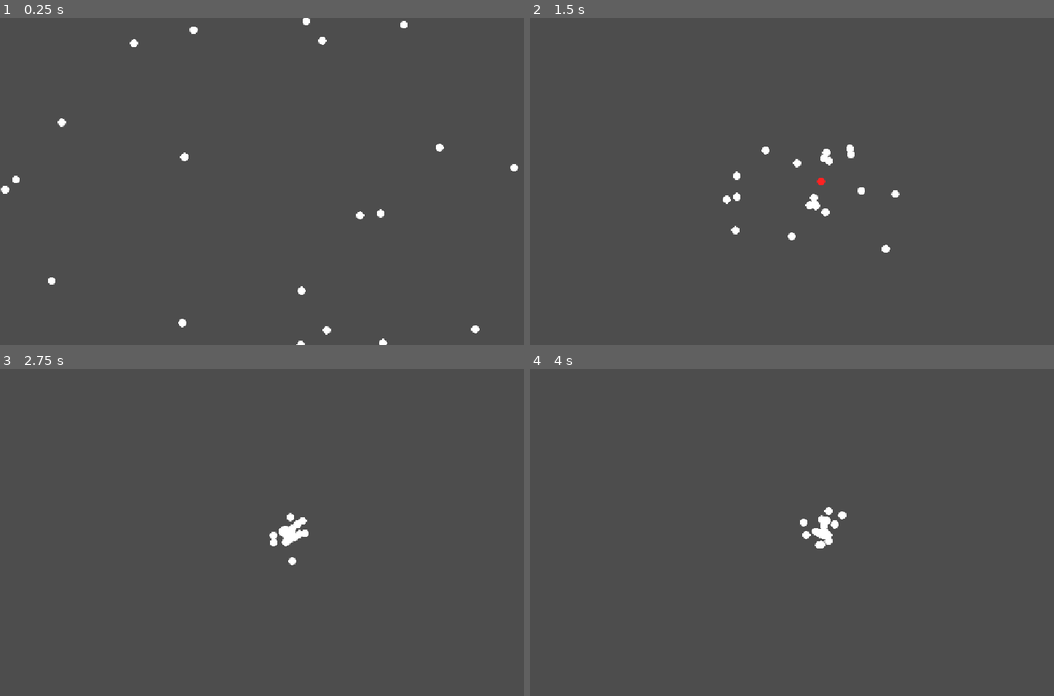
Above: before the commit, frames 1-4 (two rows, left to right).
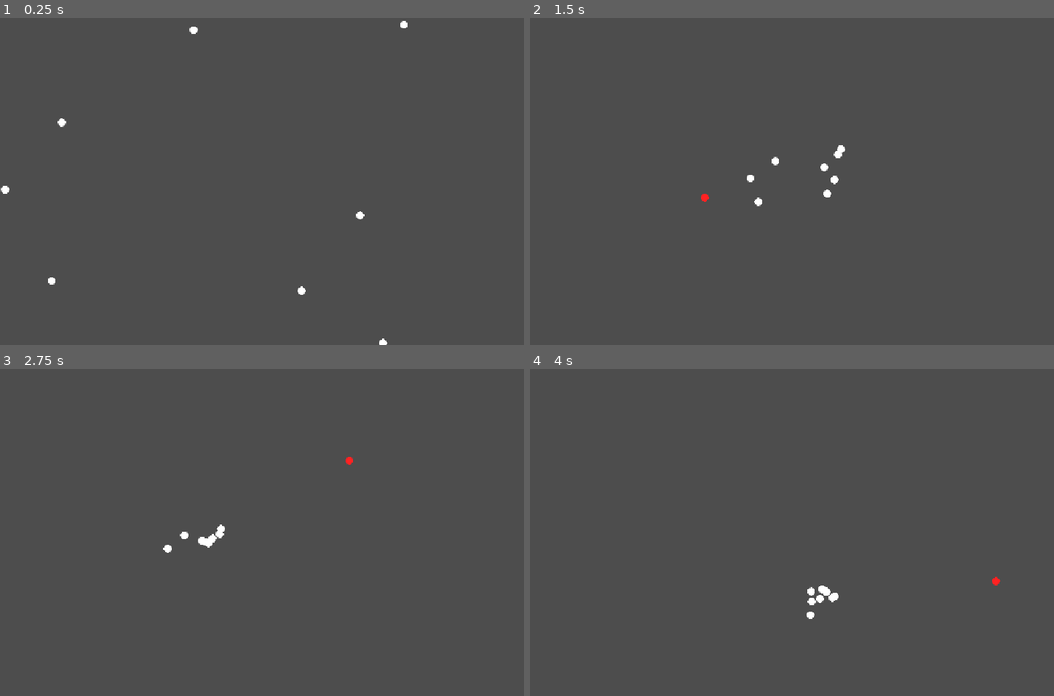
Above: after the commit, the same moments.

Repository: eni-school-project/particle-swarm-optimization
Game: Godot game, scene res://main.tscn
Same seed, same stepped clock (60 frames per second), same inputs: the game is played once before the commit and once after it.
Inputs (mouse positions are in pixels of both pictures, inside the frame that each line leads up to):
- Up to frame 1 (0.25 s): no input
- Up to frame 2 (1.5 s): click (823, 181) at 0.67 s; move the mouse to (702, 197) at 1.27 s; click (702, 197) at 1.42 s
- Up to frame 3 (2.75 s): move the mouse to (351, 460) at 2.02 s; click (351, 460) at 2.17 s
- Up to frame 4 (4 s): move the mouse to (792, 597) at 2.77 s; click (792, 597) at 2.92 s; move the mouse to (996, 581) at 3.52 s; click (996, 581) at 3.67 s

The runs differ from the first frame. In frame 1, 0.3% of the frame differs, in the area x 2-99%, y 0-100%; in frame 2, 0.9%, in the area x 32-71%, y 38-72%; in frame 3, 0.6%; in frame 4, 0.6%.

Commit message:
Feat : reset on target position change

Diff:
--- a/scripts/menu.gd
+++ b/scripts/menu.gd
@@ -1,6 +1,6 @@
 extends Node2D
 
-@export var particle_number: int = 20
+@export var particle_number: int = 8
 @export var particle_scene: PackedScene
 @export var target_scene: PackedScene
 
@@ -61,24 +61,22 @@
 			global_best_distance = particle.best_distance
 			global_objective = particle.objective
 
-	#var omega: float = calculate_omega(particles, target_position)
-
 	for particle in particles:
-		particle.velocity = randf_range(0.4, 2.0) * particle.velocity \
+		particle.velocity = randf_range(1.0, 2.0) * particle.velocity \
 			+ exploration * randf() * (particle.objective - particle.position) \
 			+ exploitation * randf() * (global_objective - particle.position)
 
 
-#func calculate_omega(particles: Array[Particle], target_position: Vector2) -> float:
-	#var average_distance: float = 0.0
-	#
-	#for particle in particles:
-		#average_distance += particle.position.distance_to(target_position)
-	#average_distance /= particles.size()
-	#
-	#var max_distance: float = screen_size.length()
-	#
-	#return lerp(min_inertia, max_inertia, average_distance / max_distance)
+func reset_pso() -> void:
+	global_best_distance = INF
+	global_objective = Vector2.ZERO
+
+	var source: Array[Node] = get_tree().get_nodes_in_group("particles")
+	for node in source:
+		if node is Particle:
+			var particle := node as Particle
+			particle.best_distance = INF
+			particle.objective = particle.position
 
 
 func _on_area_2d_input_event(_viewport: Node, event: InputEvent, _shape_idx: int) -> void:
@@ -91,3 +89,7 @@
 				add_child(target)
 				target.global_position = get_global_mouse_position()
 				move_child(target, $Particles.get_index())
+			else:
+				var target: Area2D = get_tree().get_first_node_in_group("target") as Area2D
+				target.global_position = get_global_mouse_position()
+				reset_pso()
